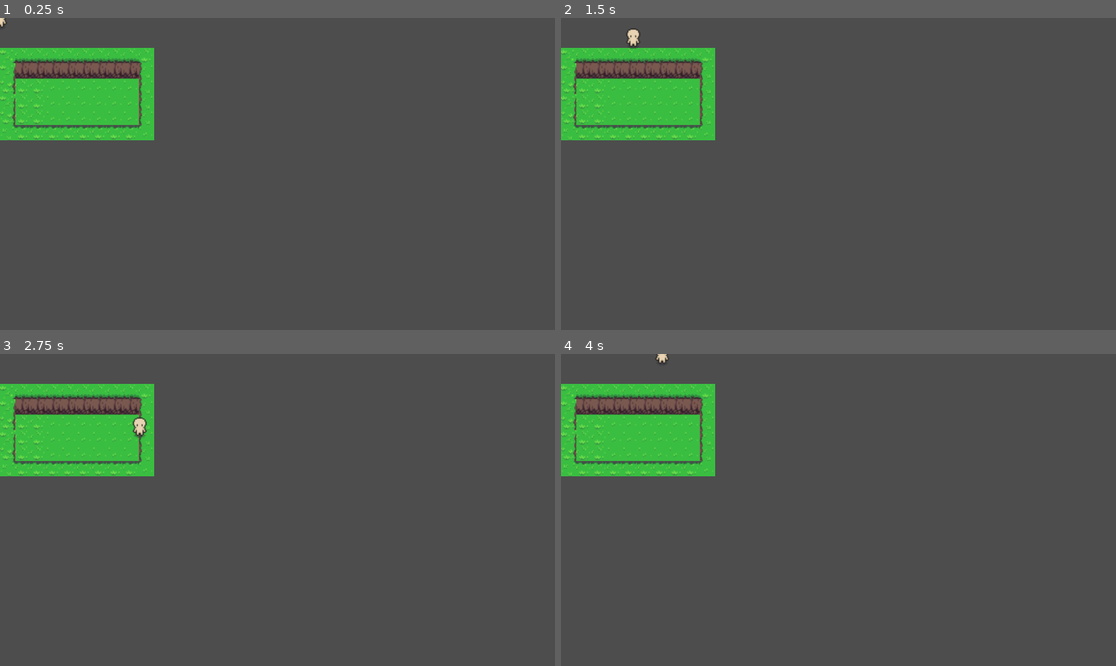
Above: before the commit, frames 1-4 (two rows, left to right).
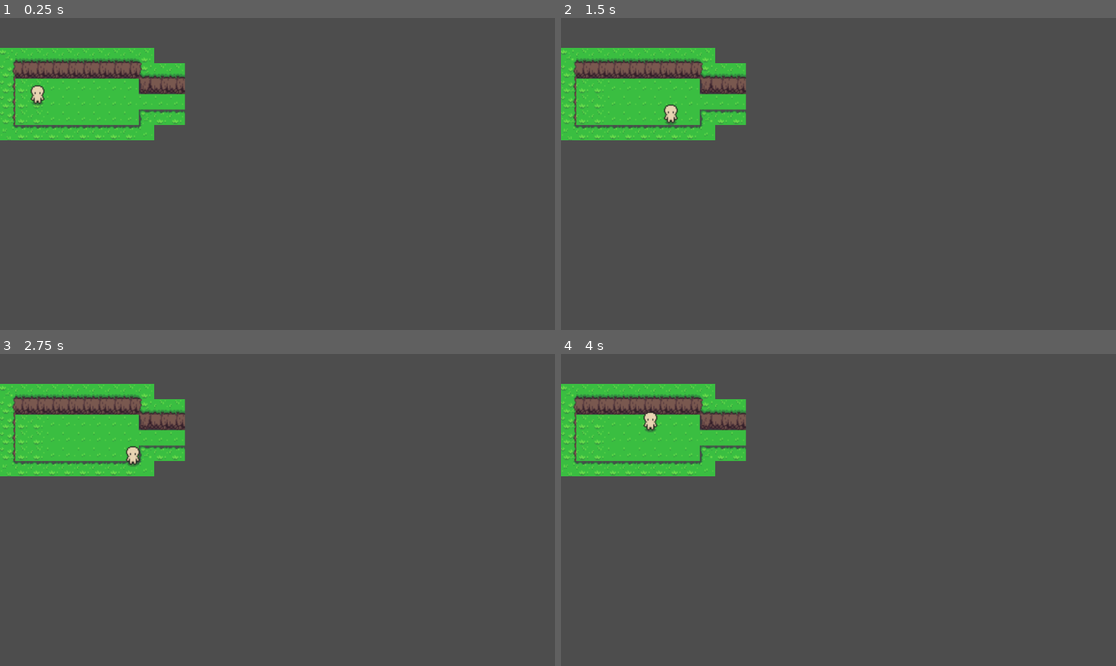
Above: after the commit, the same moments.

Repository: hansonry/chicken-rising
Game: Godot game, scene res://start.tscn
The game is run twice, just before and just after one commit, with the same random seed, the same clock (stepped at 60 frames per second) and the same inputs.
Inputs:
- Up to frame 1 (0.25 s): no input
- Up to frame 2 (1.5 s): tap Enter at 0.5 s; hold D (Right) 0.53-1.28 s; hold S (Down) from 1.28 s (still down)
- Up to frame 3 (2.75 s): release S (Down) at 2.03 s; hold D (Right) from 2.03 s (still down)
- Up to frame 4 (4 s): release D (Right) at 2.78 s; hold W (Up) 2.78-3.53 s; hold A (Left) from 3.53 s (still down)

The runs differ from the first frame. In frame 1, 1.5% of the frame differs, in the area x 0-34%, y 0-35%; in frame 2, 1.6%, in the area x 0-34%, y 3-35%; in frame 3, 1.5%; in frame 4, 1.5%.

Commit message:
Fixed controls, Added colition detection

Diff:
--- a/project.godot
+++ b/project.godot
@@ -36,7 +36,7 @@
 Left={
 "deadzone": 0.5,
 "events": [Object(InputEventKey,"resource_local_to_scene":false,"resource_name":"","device":-1,"window_id":0,"alt_pressed":false,"shift_pressed":false,"ctrl_pressed":false,"meta_pressed":false,"pressed":false,"keycode":0,"physical_keycode":65,"key_label":0,"unicode":97,"echo":false,"script":null)
-, Object(InputEventKey,"resource_local_to_scene":false,"resource_name":"","device":-1,"window_id":0,"alt_pressed":false,"shift_pressed":false,"ctrl_pressed":false,"meta_pressed":false,"pressed":false,"keycode":0,"physical_keycode":4194322,"key_label":0,"unicode":0,"echo":false,"script":null)
+, Object(InputEventKey,"resource_local_to_scene":false,"resource_name":"","device":-1,"window_id":0,"alt_pressed":false,"shift_pressed":false,"ctrl_pressed":false,"meta_pressed":false,"pressed":false,"keycode":0,"physical_keycode":4194319,"key_label":0,"unicode":0,"echo":false,"script":null)
 ]
 }
 Right={
--- a/start.tscn
+++ b/start.tscn
@@ -1157,12 +1157,14 @@
 4:10/0 = 0
 4:10/0/physics_layer_0/linear_velocity = Vector2(0, 0)
 4:10/0/physics_layer_0/angular_velocity = 0.0
+4:10/0/physics_layer_0/polygon_0/points = PackedVector2Array(-8, 8, -6.5, 8, -6.5, -8, -8, -8)
 5:10/0 = 0
 5:10/0/physics_layer_0/linear_velocity = Vector2(0, 0)
 5:10/0/physics_layer_0/angular_velocity = 0.0
 6:10/0 = 0
 6:10/0/physics_layer_0/linear_velocity = Vector2(0, 0)
 6:10/0/physics_layer_0/angular_velocity = 0.0
+6:10/0/physics_layer_0/polygon_0/points = PackedVector2Array(6.5, 8, 8, 8, 8, -8, 6, -8)
 7:10/0 = 0
 7:10/0/physics_layer_0/linear_velocity = Vector2(0, 0)
 7:10/0/physics_layer_0/angular_velocity = 0.0
@@ -1250,9 +1252,12 @@
 0:11/0 = 0
 0:11/0/physics_layer_0/linear_velocity = Vector2(0, 0)
 0:11/0/physics_layer_0/angular_velocity = 0.0
+0:11/0/physics_layer_0/polygon_0/points = PackedVector2Array(-8, 8, -6.5, 8, -7, -6, -8, -6)
+0:11/0/physics_layer_0/polygon_1/points = PackedVector2Array(-8, -6.5, 8, -6, 8, -8, -8, -8)
 1:11/0 = 0
 1:11/0/physics_layer_0/linear_velocity = Vector2(0, 0)
 1:11/0/physics_layer_0/angular_velocity = 0.0
+1:11/0/physics_layer_0/polygon_0/points = PackedVector2Array(-8, -6, 8, -6.5, 8, -8, -8, -8)
 2:11/0 = 0
 2:11/0/physics_layer_0/linear_velocity = Vector2(0, 0)
 2:11/0/physics_layer_0/angular_velocity = 0.0
@@ -1262,9 +1267,12 @@
 4:11/0 = 0
 4:11/0/physics_layer_0/linear_velocity = Vector2(0, 0)
 4:11/0/physics_layer_0/angular_velocity = 0.0
+4:11/0/physics_layer_0/polygon_0/points = PackedVector2Array(-8, 8, 8, 8, 8, 6.5, -8, 6)
+4:11/0/physics_layer_0/polygon_1/points = PackedVector2Array(-8, -8, -8, 6, -6.5, 6, -6.5, -8)
 5:11/0 = 0
 5:11/0/physics_layer_0/linear_velocity = Vector2(0, 0)
 5:11/0/physics_layer_0/angular_velocity = 0.0
+5:11/0/physics_layer_0/polygon_0/points = PackedVector2Array(-8, 8, 8, 8, 8, 7, -8, 7)
 6:11/0 = 0
 6:11/0/physics_layer_0/linear_velocity = Vector2(0, 0)
 6:11/0/physics_layer_0/angular_velocity = 0.0
@@ -1559,12 +1567,15 @@
 4:14/0 = 0
 4:14/0/physics_layer_0/linear_velocity = Vector2(0, 0)
 4:14/0/physics_layer_0/angular_velocity = 0.0
+4:14/0/physics_layer_0/polygon_0/points = PackedVector2Array(-8, 8, 8, 8, 8, -8, -8, -8)
 5:14/0 = 0
 5:14/0/physics_layer_0/linear_velocity = Vector2(0, 0)
 5:14/0/physics_layer_0/angular_velocity = 0.0
+5:14/0/physics_layer_0/polygon_0/points = PackedVector2Array(-8, 8, 8, 8, 8, -8, -8, -8)
 6:14/0 = 0
 6:14/0/physics_layer_0/linear_velocity = Vector2(0, 0)
 6:14/0/physics_layer_0/angular_velocity = 0.0
+6:14/0/physics_layer_0/polygon_0/points = PackedVector2Array(-8, 8, 8, 8, 8, -8, -8, -8)
 7:14/0 = 0
 7:14/0/physics_layer_0/linear_velocity = Vector2(0, 0)
 7:14/0/physics_layer_0/angular_velocity = 0.0
@@ -3235,6 +3246,7 @@
 position = Vector2(0, -1)
 tile_set = SubResource("TileSet_i2roq")
 format = 2
-layer_0/tile_data = PackedInt32Array(262148, 327680, 10, 327 …(634 unchanged characters)… 1, 196609, 327680, 14, 262153, 262144, 10, 327689, 262144, 10, 393225, 262144, 10, 196617, 262144, 10, 131081, 65536, 9, 262146, 327680, 9, 327682, 327680, 9, 393218, 327680, 9, 393217, 327680, 9, 327681, 327680, 9, 262145, 327680, 9, 131072, 0, 9, 196608, 393216, 9, 262144, 393216, 10, 327680, 393216, 9, 393216, 393216, 10, 458760, 65536, 11, 458759, 65536, 11, 458758, 65536, 11, 458757, 65536, 11, 458756, 65536, 11, 458755, 65536, 11, 458754, 65536, 11, 458753, 65536, 11, 458761, 65536, 10, 458752, 0, 10)
+layer_0/tile_data = PackedInt32Array(262148, 327680, 10, 327 …(634 unchanged characters)… 1, 196609, 327680, 14, 262153, 262144, 14, 393225, 0, 11, 196617, 262144, 11, 131081, 65536, 9, 262146, 327680, 9, 327682, 327680, 9, 393218, 327680, 9, 393217, 327680, 9, 327681, 327680, 9, 262145, 327680, 9, 131072, 0, 9, 196608, 393216, 10, 262144, 393216, 10, 327680, 393216, 10, 393216, 393216, 10, 458760, 65536, 11, 458759, 65536, 11, 458758, 65536, 11, 458757, 65536, 11, 458756, 65536, 11, 458755, 65536, 11, 458754, 65536, 11, 458753, 65536, 11, 458761, 65536, 10, 458752, 0, 10, 393226, 65536, 11, 393227, 65536, 11, 262154, 327680, 14, 262155, 327680, 14, 327689, 327680, 10, 327690, 327680, 10, 327691, 327680, 10, 196618, 327680, 11, 196619, 327680, 11)
 
 [node name="Player" parent="." instance=ExtResource("2_mndck")]
+position = Vector2(39, 79)
